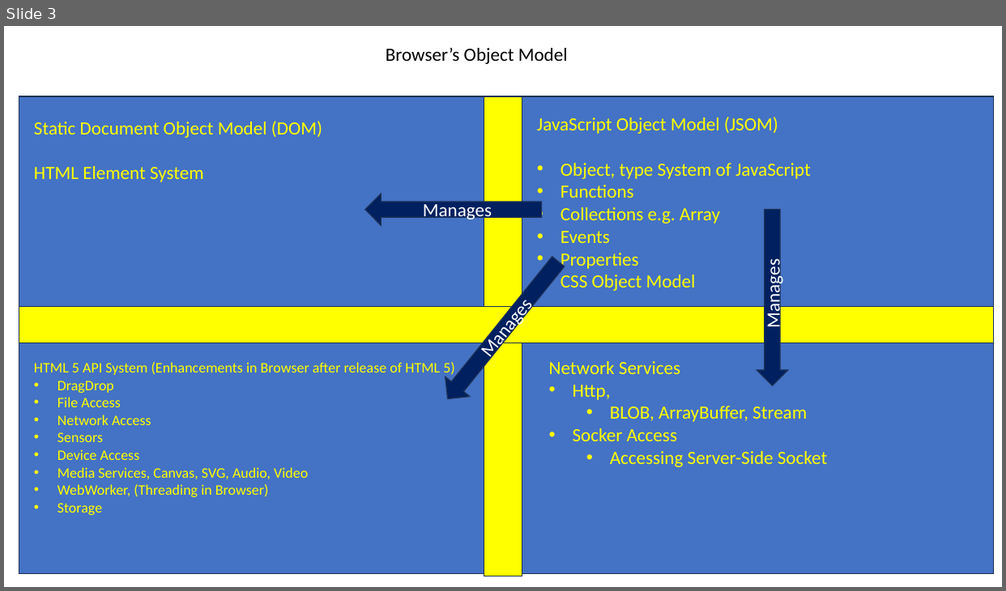
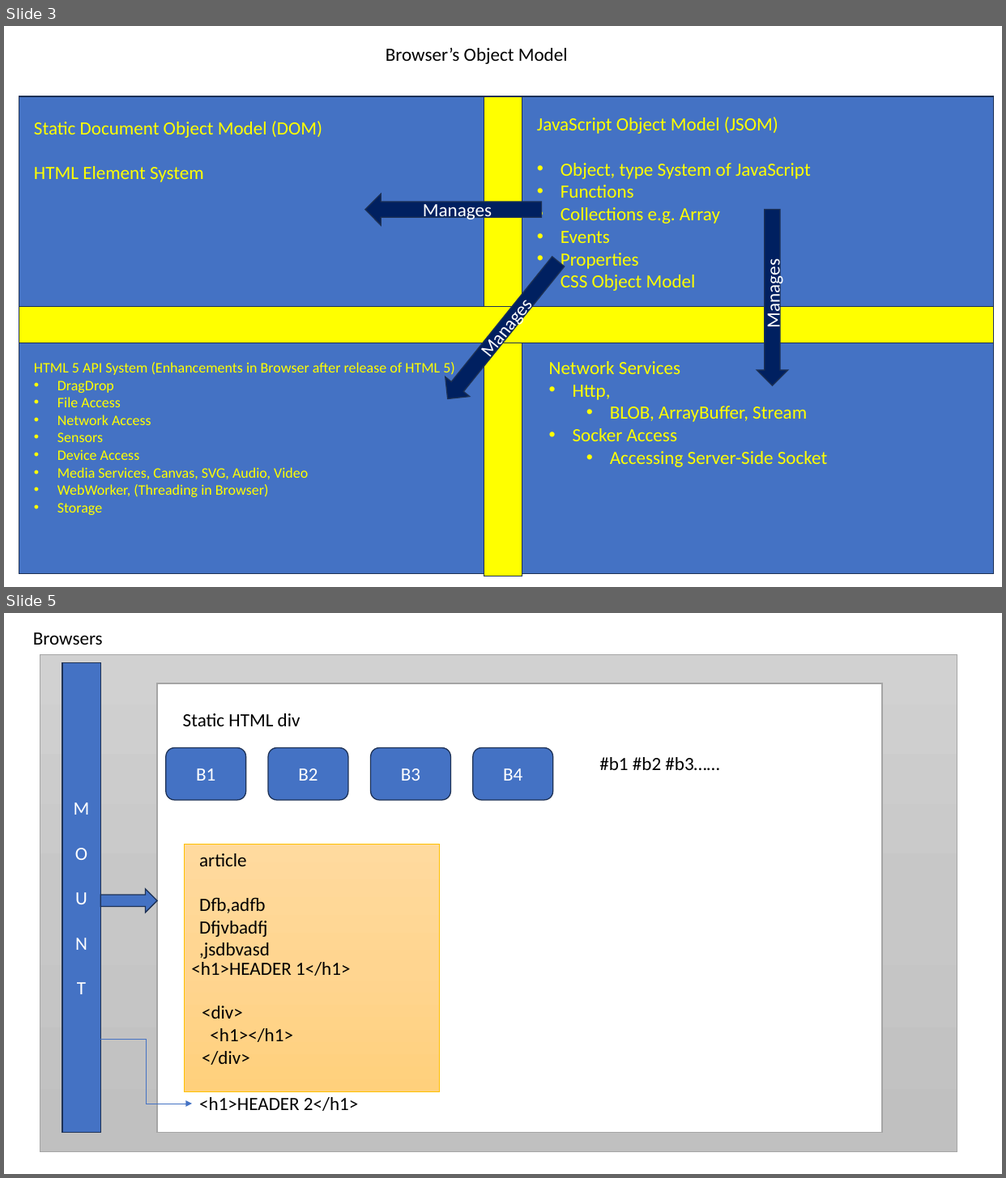
Before and after one commit to maheshsabnis/ugam, a slide deck: Training_Presentetions.pptx. Shown one above the other, each under a label of ours: slide 3 before the commit, slides 3 and 5 after it; the slides between them are not shown. The pictures are 1006x591 and 1006x1178 pixels, drawn with LibreOffice and Linux fonts; fonts in the diff are those of the drawing. Boxes give left, top, right and bottom in pixels: in the first picture for what was removed or moved away, otherwise in the second. Text is boxed around its words. In the diff, an @@ line names an element or a change of style, - is before the commit and + after.

```diff
--- a/Training_Presentetions.pptx
+++ b/Training_Presentetions.pptx
@@ slide 5 added at <box>4,613,1002,1174</box>, background #FFFFFF @@
@@ text added at <box>33,632,103,645</box>, 18 pt, text #000000 @@
+Browsers
@@ rectangle added at <box>40,655,957,1152</box>, fill gradient #D2D2D2 to #C8C8C8 to #C0C0C0, outline #A5A5A5 0.5 pt @@
@@ rectangle added at <box>62,662,100,1132</box>, fill #4472C4, outline #1E3256 1 pt, 18 pt, text #FFFFFF @@
+M
+O
+U
+N
+T
@@ rectangle added at <box>157,683,883,1132</box>, fill #FFFFFF, outline #A5A5A5 1 pt @@
@@ text added at <box>183,713,300,726</box>, 18 pt, text #000000 @@
+Static HTML div
@@ rounded rectangle added at <box>166,747,246,800</box>, fill #4472C4, outline #1E3256 1 pt, 18 pt, text #FFFFFF @@
+B1
@@ rounded rectangle added at <box>268,747,348,800</box>, fill #4472C4, outline #1E3256 1 pt, 18 pt, text #FFFFFF @@
+B2
@@ rounded rectangle added at <box>371,747,451,800</box>, fill #4472C4, outline #1E3256 1 pt, 18 pt, text #FFFFFF @@
+B3
@@ rounded rectangle added at <box>473,747,552,800</box>, fill #4472C4, outline #1E3256 1 pt, 18 pt, text #FFFFFF @@
+B4
@@ text added at <box>599,757,719,770</box>, 18 pt, text #000000 @@
+#b1 #b2 #b3……
@@ rectangle added at <box>185,845,441,1092</box>, fill gradient #FFDB9E to #FFD590 to #FFD07C, outline #FFC000 0.5 pt, 18 pt, text #000000 @@
+<h1>HEADER 1</h1>
@@ text added at <box>199,854,246,867</box>, 18 pt, text #000000 @@
+article
@@ right arrow added at <box>100,889,157,913</box>, fill #4472C4, outline #1E3256 1 pt @@
@@ text added at <box>199,897,270,959</box>, 18 pt, text #000000 @@
+Dfb,adfb
+Dfjvbadfj
+,jsdbvasd
@@ text added at <box>202,1006,293,1065</box>, 18 pt, text #000000 @@
+<div>
+<h1></h1>
+</div>
@@ elbow arrow added from (100, 1040) to (192, 1104), #4472C4 0.5 pt @@
@@ text added at <box>199,1097,358,1111</box>, 18 pt, text #000000 @@
+<h1>HEADER 2</h1>
```
Also in this commit, not shown: 1 slide changed, 1 other slide added, 10 other files.
